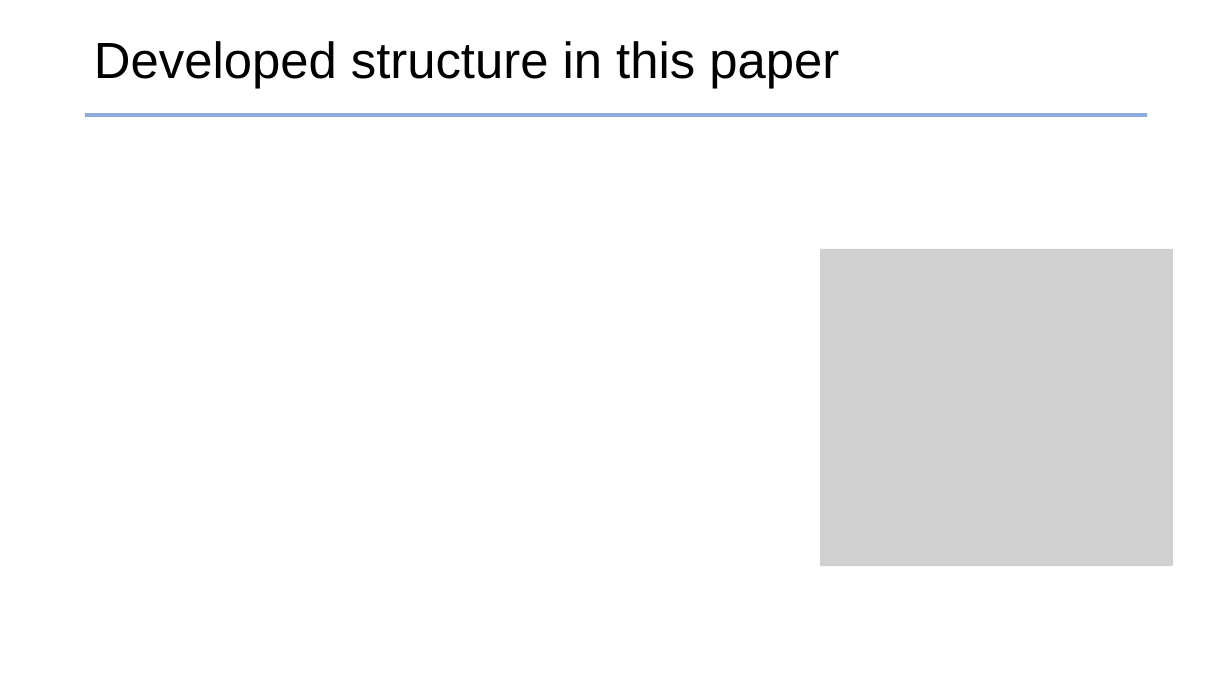
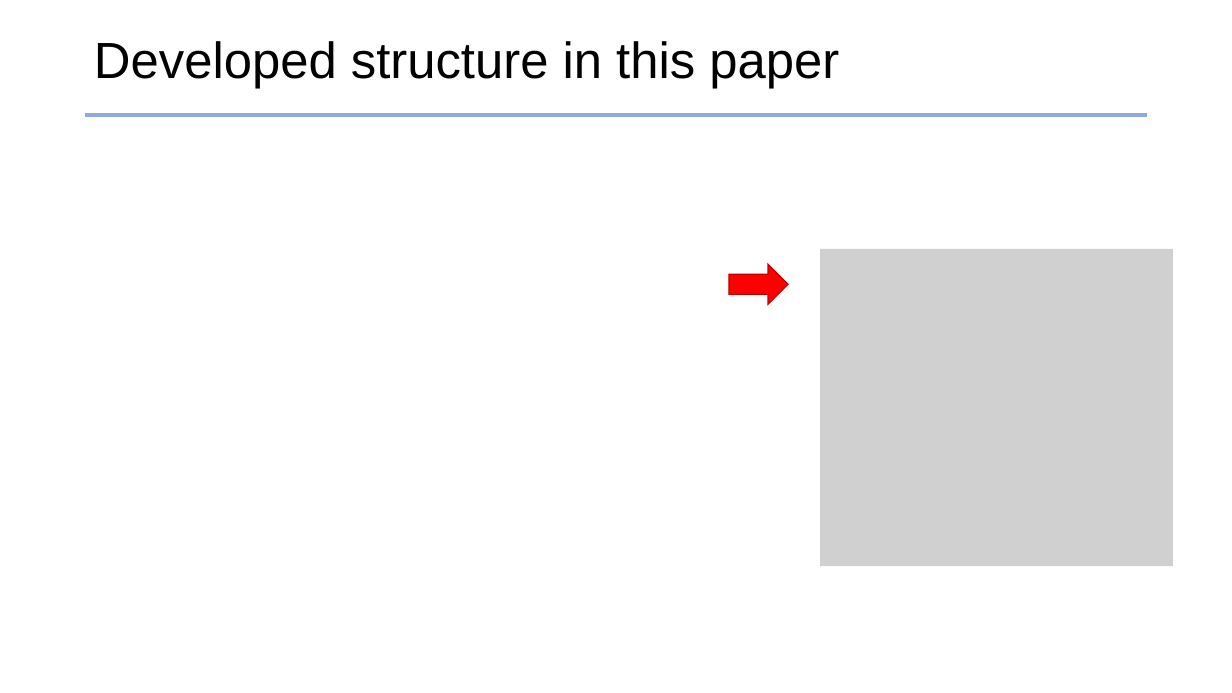
Before and after one commit to jhyun0919/STLF_of_Australian_NEM_by_H-ELM, a slide deck: slide 15 of ppt_slides/prepare_ELM2017_26MAY2017.pptx (slide 13 before the commit). Drawn at 1232x693 pixels with LibreOffice and Linux fonts; fonts in the diff are those of the drawing; grey boxes stand for pictures. Boxes give left, top, right and bottom in pixels: in the first picture for what was removed or moved away, otherwise in the second. Text is boxed around its words. In the diff, an @@ line names an element or a change of style, - is before the commit and + after.

```diff
--- a/ppt_slides/prepare_ELM2017_26MAY2017.pptx
+++ b/ppt_slides/prepare_ELM2017_26MAY2017.pptx
@@ right arrow added at (729,264,788,304), fill #FF0000, outline #C00000 1 pt @@
```
Also in this commit, not shown: 15 other slides changed, 2 slides added, 2 slides removed, 27 other files.
